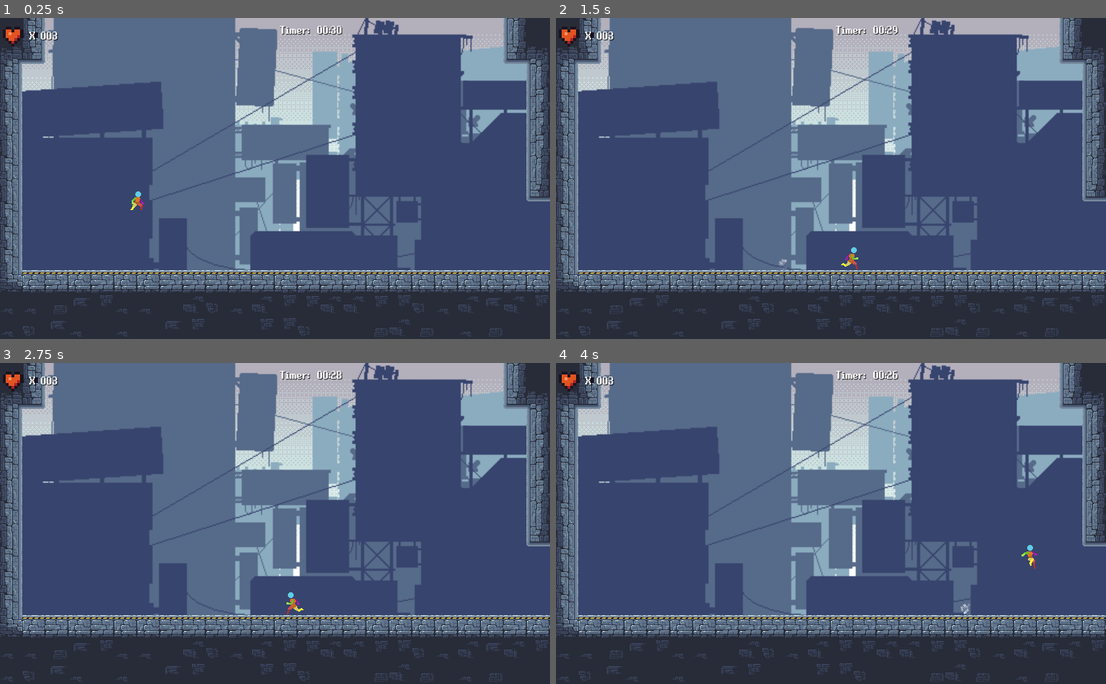
Above: before the commit, frames 1-4 (two rows, left to right).
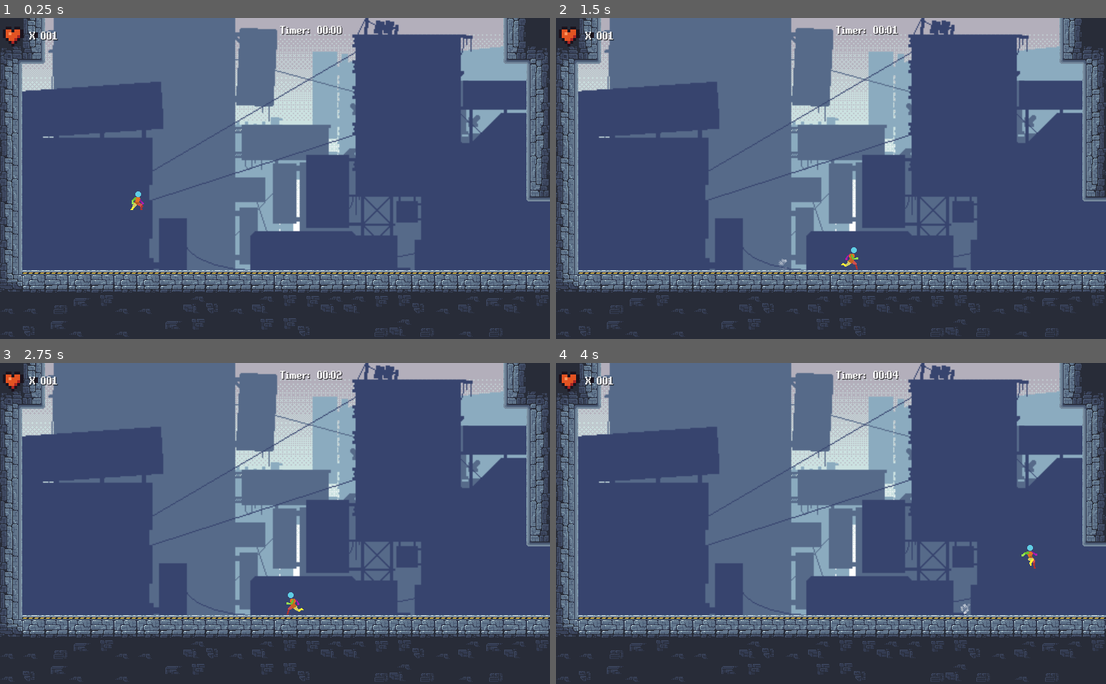
Above: after the commit, the same moments.

Repository: Eduardo-Pyment/Alquimista_dos_Sonhos-A_ultima_semente
Game: Godot game, scene res://Scenes/node_2d.tscn
Same seed, same stepped clock (60 frames per second), same inputs: the game is played once before the commit and once after it. This scene is started directly instead of the project's main scene.
Inputs:
- Up to frame 1 (0.25 s): no input
- Up to frame 2 (1.5 s): tap Enter (ui_accept) at 0.5, 0.77 s; hold Right (ui_right) from 0.53 s (still down)
- Up to frame 3 (2.75 s): tap Enter (ui_accept) at 1.52 s; release Right (ui_right) at 2.03 s; hold Left (ui_left) from 2.03 s (still down)
- Up to frame 4 (4 s): release Left (ui_left) at 2.78 s; hold Right (ui_right) from 2.78 s (still down); tap Enter (ui_accept) at 3.02, 3.77 s

The runs differ from the first frame. In frame 1, less than 0.1% of the frame differs, in the area x 9-62%, y 2-8%; in frame 2, less than 0.1%, in the area x 9-63%, y 2-8%; in frame 3, less than 0.1%; in frame 4, less than 0.1%.

Commit message:
atualizando minha branch

Diff:
--- a/Assets/Textures/Animation/Player/Player.gd
+++ b/Assets/Textures/Animation/Player/Player.gd
@@ -19,6 +19,8 @@
 signal player_morreu()
 
 func _ready():
+	Globais.hidrogenio = 0
+	Globais.oxigenio = 0
 	Globais.agua = 0  # Define a quantidade de água como zero
 	Gravidade = (2 * PuloAltura / pow(TempoPuloAlturaMax, 2))
 	VelocidadePulo = Gravidade * TempoPuloAlturaMax
--- a/Scenes/node_2d.tscn
+++ b/Scenes/node_2d.tscn
@@ -807,8 +807,6 @@
 offset_right = 40.0
 offset_bottom = 40.0
 script = ExtResource("17_ucyse")
-padrao_minutos = 0
-padrao_segundos = 30
 
 [node name="clock_timer" type="Timer" parent="HUD/Control"]
 autostart = true
--- a/Scripts/FallZone.gd
+++ b/Scripts/FallZone.gd
@@ -11,4 +11,4 @@
 
 func _on_body_entered(body):
 	if body.name == 'Player' && body.has_method('take_damage'):
-		body.take_damage(Vector2(0, -250))
+		body.take_damage(Vector2(0, -130))
--- a/Scripts/word.gd
+++ b/Scripts/word.gd
@@ -4,50 +4,53 @@
 @onready var player = $"../../Player"
 @onready var clock_timer = $clock_timer
 @onready var timer_numero = $container/timer_hud/timer_numero as Label
-@onready var control = $"."
+@onready var control = "."
 
 var minutos = 0
 var segundos = 0
-@export_range(0,5) var padrao_minutos := 1
-@export_range(0,59) var padrao_segundos := 0
+var is_timer_running = false
 
-signal time_is_up()
+signal time_is_up
 
 # Called when the node enters the scene tree for the first time.
 func _ready():
 	vida.text = str(Globais.player_life).pad_zeros(3)
-	timer_numero.text = str("%02d" % padrao_minutos ) + ":" + str("%02d" % padrao_segundos)
-	control.time_is_up.connect(reload_game)
+	timer_numero.text = "00:00"  # Inicie o temporizador em 00:00
 	player.player_morreu.connect(reload_game)
-	Globais.player_life = 3
+	Globais.player_life = 1
 	reset_clock_timer()
+	start_clock_timer()
 
 # Called every frame. 'delta' is the elapsed time since the previous frame.
 func _process(delta):
 	vida.text = str(Globais.player_life).pad_zeros(3)
 
-	if minutos == 0 and segundos == 0:
-		emit_signal("time_is_up")
-
 func reload_game():
 	await get_tree().create_timer(1.0).timeout
 	get_tree().reload_current_scene()
 
+func _on_clock_timer_timeout():
+	if is_timer_running:
+		segundos += 1
+		if segundos >= 60:
+			segundos = 0
+			minutos += 1
 
-func _on_clock_timer_timeout():
-	if segundos == 0:
-		if minutos > 0:
-			minutos -= 1
-			segundos = 59
-		else:
-			minutos = 0
-			segundos = 0
-	else:
-		segundos -= 1
+		timer_numero.text = str("%02d" % minutos) + ":" + str("%02d" % segundos)
 
-	timer_numero.text = str("%02d" % minutos) + ":" + str("%02d" % segundos)
+func start_clock_timer():
+	is_timer_running = true
+	$clock_timer.start()  # Inicie o temporizador
 
+func stop_clock_timer():
+	is_timer_running = false
+	$clock_timer.stop()  # Pare o temporizador
 
 func reset_clock_timer():
-	minutos = padrao_minutos
-	segundos = padrao_segundos
+	minutos = 0
+	segundos = 0
+
+# Emitir o sinal 'time_is_up' quando necessário
+func check_time_up():
+	if minutos >= 5:  # Defina a condição em que você deseja emitir o sinal
+		emit_signal("time_is_up")
